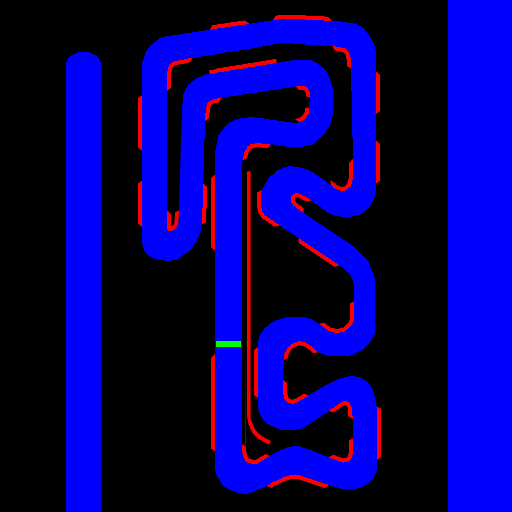
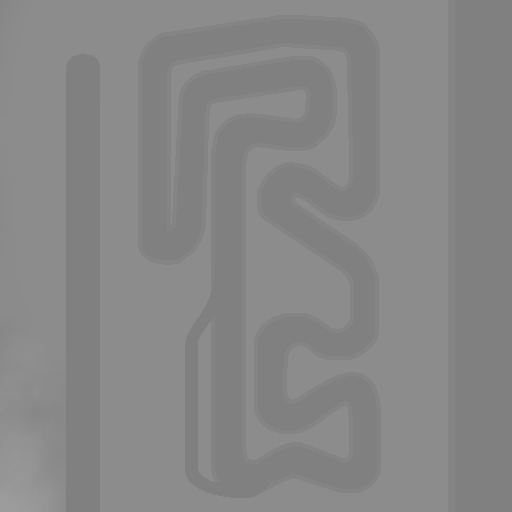
Before/after of a 512px x 512px layered artwork. What changed in the layer stack:
hid "blend_map_05" over bbox(66, 0, 512, 512)
hid "blend_map_04" over bbox(142, 19, 377, 494)
hid "blend_map_03" over bbox(132, 12, 386, 502)
hid "blend_map_02" over bbox(137, 14, 382, 499)
hid "blend_map_01" over bbox(0, 0, 512, 512)
added layer "height_map_07" above "height_map_06" over bbox(185, 259, 274, 498)
